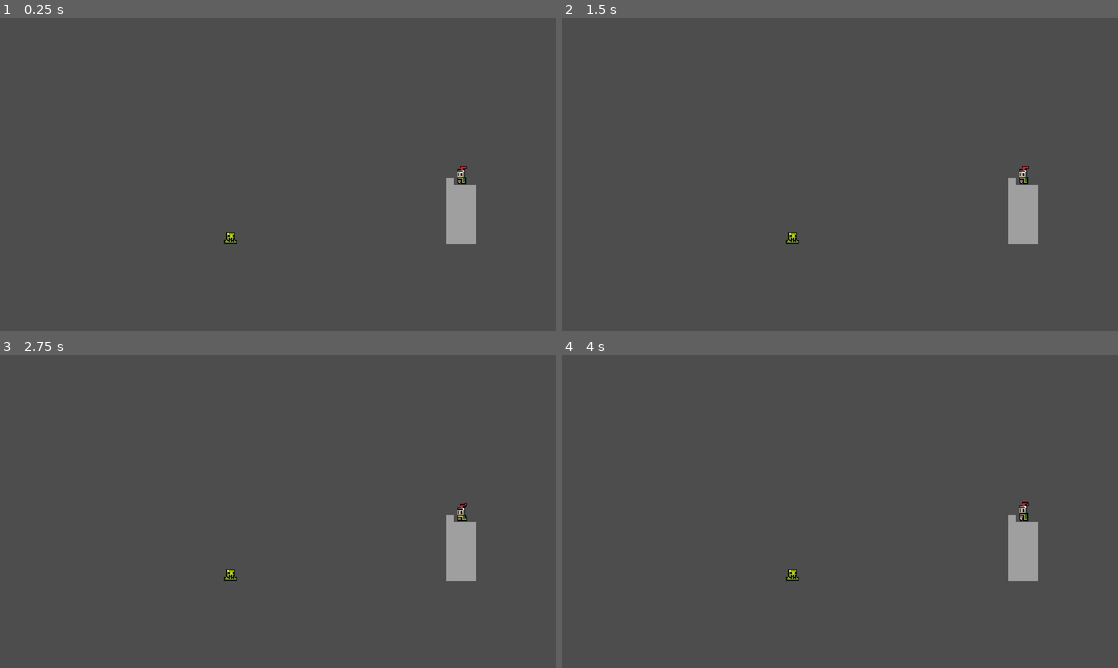
Above: before the commit, frames 1-4 (two rows, left to right).
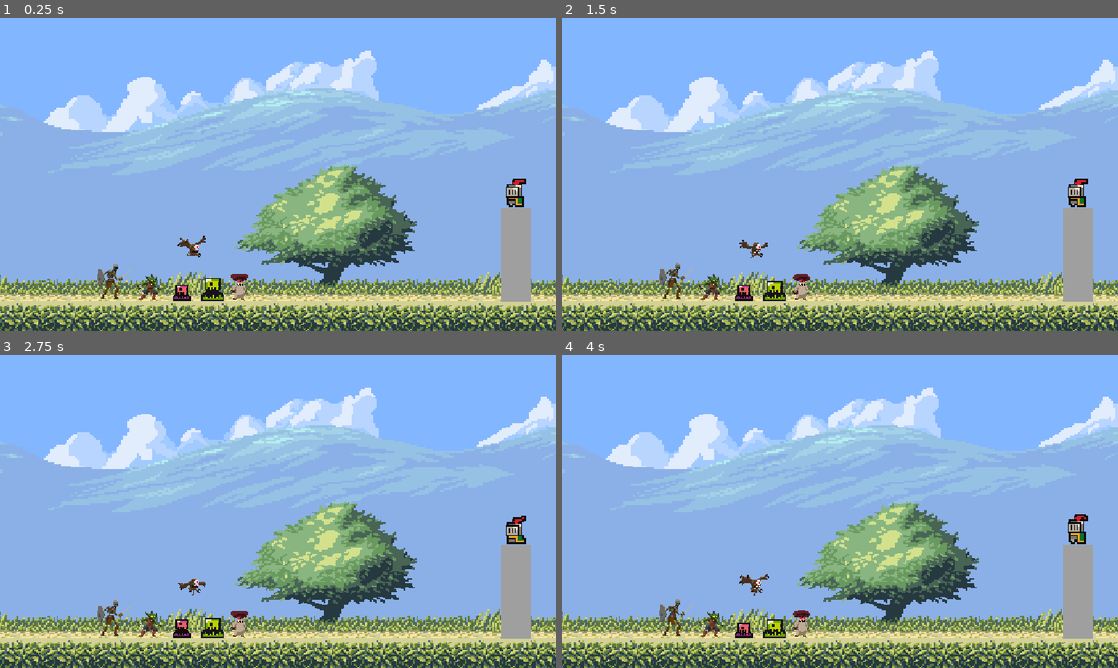
Above: after the commit, the same moments.

Repository: Eugenelv14/tower_defense_v2
Game: Godot game, scene res://scenes/main.tscn
Same seed, same stepped clock (60 frames per second), same inputs: the game is played once before the commit and once after it.
Inputs:
- Up to frame 1 (0.25 s): no input
- Up to frame 2 (1.5 s): no input
- Up to frame 3 (2.75 s): no input
- Up to frame 4 (4 s): no input

The runs differ from the first frame. In frame 1, 99% of the frame differs, in the area x 0-100%, y 0-100%; in frame 2, 99%; in frame 3, 99%; in frame 4, 99%.

Commit message:
Add
- Enemy Scenes x 6 (no Boss asset)
- background - Sky and forest road

Diff:
--- /dev/null
+++ b/scenes/background_road.tscn
@@ -0,0 +1,10 @@
+[gd_scene format=3 uid="uid://b128t3uu8gh1a"]
+
+[ext_resource type="Texture2D" uid="uid://mg33nljhawlg" path="res://assets/layers/country-platform-tiles-example.png" id="1_tq3gw"]
+
+[node name="background_road" type="Node2D" unique_id=2034696501]
+z_index = -1
+
+[node name="Sprite2D" type="Sprite2D" parent="." unique_id=900357237]
+scale = Vector2(2.21875, 1.6785715)
+texture = ExtResource("1_tq3gw")
--- /dev/null
+++ b/scenes/background_sky.tscn
@@ -0,0 +1,11 @@
+[gd_scene format=3 uid="uid://dotyl1ky6rwxr"]
+
+[ext_resource type="Texture2D" uid="uid://c01ajsl0g4e1y" path="res://assets/layers/country-platform-back.png" id="1_t77kt"]
+
+[node name="background_sky" type="Node2D" unique_id=1367677344]
+z_index = -2
+
+[node name="Sprite2D" type="Sprite2D" parent="." unique_id=26429151]
+position = Vector2(0, 117.5)
+scale = Vector2(2.671875, 2.5669641)
+texture = ExtResource("1_t77kt")
--- a/scenes/defender.tscn
+++ b/scenes/defender.tscn
@@ -40,11 +40,11 @@
 }]
 
 [node name="defender" type="Node2D" unique_id=410263393]
+z_index = 1
 script = ExtResource("1_2g18h")
 
 [node name="AnimatedSprite2D" type="AnimatedSprite2D" parent="." unique_id=2064993636]
-position = Vector2(1, 0.99999905)
-scale = Vector2(1.0625, 1.3750001)
+scale = Vector2(2.125, 2.1562502)
 sprite_frames = SubResource("SpriteFrames_utxm4")
 animation = &"idle"
 autoplay = "idle"
--- /dev/null
+++ b/scenes/enemies/flying_eye.tscn
@@ -0,0 +1,143 @@
+[gd_scene format=3 uid="uid://b2havwue4wkrh"]
+
+[ext_resource type="Texture2D" uid="uid://c2lphg7dpoxa1" path="res://assets/enemy_assets/Flying eye/Flight.png" id="1_kf0wn"]
+[ext_resource type="Texture2D" uid="uid://de6g3abmmg4bw" path="res://assets/enemy_assets/Flying eye/Attack.png" id="2_wb3ek"]
+
+[sub_resource type="AtlasTexture" id="AtlasTexture_ggsmv"]
+atlas = ExtResource("1_kf0wn")
+region = Rect2(0, 0, 150, 150)
+
+[sub_resource type="AtlasTexture" id="AtlasTexture_e4mup"]
+atlas = ExtResource("1_kf0wn")
+region = Rect2(150, 0, 150, 150)
+
+[sub_resource type="AtlasTexture" id="AtlasTexture_u2llg"]
+atlas = ExtResource("1_kf0wn")
+region = Rect2(300, 0, 150, 150)
+
+[sub_resource type="AtlasTexture" id="AtlasTexture_6qyxm"]
+atlas = ExtResource("1_kf0wn")
+region = Rect2(450, 0, 150, 150)
+
+[sub_resource type="AtlasTexture" id="AtlasTexture_5611s"]
+atlas = ExtResource("1_kf0wn")
+region = Rect2(600, 0, 150, 150)
+
+[sub_resource type="AtlasTexture" id="AtlasTexture_6270c"]
+atlas = ExtResource("1_kf0wn")
+region = Rect2(750, 0, 150, 150)
+
+[sub_resource type="AtlasTexture" id="AtlasTexture_syvym"]
+atlas = ExtResource("1_kf0wn")
+region = Rect2(900, 0, 150, 150)
+
+[sub_resource type="AtlasTexture" id="AtlasTexture_8dai2"]
+atlas = ExtResource("1_kf0wn")
+region = Rect2(1050, 0, 150, 150)
+
+[sub_resource type="AtlasTexture" id="AtlasTexture_koq2a"]
+atlas = ExtResource("2_wb3ek")
+region = Rect2(0, 0, 150, 150)
+
+[sub_resource type="AtlasTexture" id="AtlasTexture_wj450"]
+atlas = ExtResource("2_wb3ek")
+region = Rect2(150, 0, 150, 150)
+
+[sub_resource type="AtlasTexture" id="AtlasTexture_cd0ij"]
+atlas = ExtResource("2_wb3ek")
+region = Rect2(300, 0, 150, 150)
+
+[sub_resource type="AtlasTexture" id="AtlasTexture_r0g04"]
+atlas = ExtResource("2_wb3ek")
+region = Rect2(450, 0, 150, 150)
+
+[sub_resource type="AtlasTexture" id="AtlasTexture_5a48k"]
+atlas = ExtResource("2_wb3ek")
+region = Rect2(600, 0, 150, 150)
+
+[sub_resource type="AtlasTexture" id="AtlasTexture_afmph"]
+atlas = ExtResource("2_wb3ek")
+region = Rect2(750, 0, 150, 150)
+
+[sub_resource type="AtlasTexture" id="AtlasTexture_ufy4m"]
+atlas = ExtResource("2_wb3ek")
+region = Rect2(900, 0, 150, 150)
+
+[sub_resource type="AtlasTexture" id="AtlasTexture_kgae5"]
+atlas = ExtResource("2_wb3ek")
+region = Rect2(1050, 0, 150, 150)
+
+[sub_resource type="SpriteFrames" id="SpriteFrames_utxm4"]
+animations = [{
+"frames": [{
+"duration": 1.0,
+"texture": SubResource("AtlasTexture_ggsmv")
+}, {
+"duration": 1.0,
+"texture": SubResource("AtlasTexture_e4mup")
+}, {
+"duration": 1.0,
+"texture": SubResource("AtlasTexture_u2llg")
+}, {
+"duration": 1.0,
+"texture": SubResource("AtlasTexture_6qyxm")
+}, {
+"duration": 1.0,
+"texture": SubResource("AtlasTexture_5611s")
+}, {
+"duration": 1.0,
+"texture": SubResource("AtlasTexture_6270c")
+}, {
+"duration": 1.0,
+"texture": SubResource("AtlasTexture_syvym")
+}, {
+"duration": 1.0,
+"texture": SubResource("AtlasTexture_8dai2")
+}],
+"loop": 1,
+"name": &"idle",
+"speed": 8.0
+}, {
+"frames": [{
+"duration": 1.0,
+"texture": SubResource("AtlasTexture_koq2a")
+}, {
+"duration": 1.0,
+"texture": SubResource("AtlasTexture_wj450")
+}, {
+"duration": 1.0,
+"texture": SubResource("AtlasTexture_cd0ij")
+}, {
+"duration": 1.0,
+"texture": SubResource("AtlasTexture_r0g04")
+}, {
+"duration": 1.0,
+"texture": SubResource("AtlasTexture_5a48k")
+}, {
+"duration": 1.0,
+"texture": SubResource("AtlasTexture_afmph")
+}, {
+"duration": 1.0,
+"texture": SubResource("AtlasTexture_ufy4m")
+}, {
+"duration": 1.0,
+"texture": SubResource("AtlasTexture_kgae5")
+}],
+"loop": 1,
+"name": &"new_animation",
+"speed": 8.0
+}]
+
+[sub_resource type="CircleShape2D" id="CircleShape2D_d6507"]
+radius = 20.024984
+
+[node name="flying_eye" type="Area2D" unique_id=1826955915]
+
+[node name="AnimatedSprite2D" type="AnimatedSprite2D" parent="." unique_id=702914625]
+sprite_frames = SubResource("SpriteFrames_utxm4")
+animation = &"new_animation"
+autoplay = "idle"
+frame_progress = 0.19268179
+
+[node name="CollisionShape2D" type="CollisionShape2D" parent="." unique_id=1268634678]
+shape = SubResource("CircleShape2D_d6507")
--- /dev/null
+++ b/scenes/enemies/goblin.tscn
@@ -0,0 +1,116 @@
+[gd_scene format=3 uid="uid://vtbcx4jkcxus"]
+
+[ext_resource type="Texture2D" uid="uid://nmu3y4p0vndd" path="res://assets/enemy_assets/Goblin/Idle.png" id="1_yeoui"]
+[ext_resource type="Texture2D" uid="uid://drlhet41ss1qy" path="res://assets/enemy_assets/Goblin/Run.png" id="2_fydqd"]
+
+[sub_resource type="AtlasTexture" id="AtlasTexture_en706"]
+atlas = ExtResource("1_yeoui")
+region = Rect2(0, 0, 150, 150)
+
+[sub_resource type="AtlasTexture" id="AtlasTexture_24y0p"]
+atlas = ExtResource("1_yeoui")
+region = Rect2(150, 0, 150, 150)
+
+[sub_resource type="AtlasTexture" id="AtlasTexture_n7kle"]
+atlas = ExtResource("1_yeoui")
+region = Rect2(300, 0, 150, 150)
+
+[sub_resource type="AtlasTexture" id="AtlasTexture_oth3g"]
+atlas = ExtResource("1_yeoui")
+region = Rect2(450, 0, 150, 150)
+
+[sub_resource type="AtlasTexture" id="AtlasTexture_xkrhs"]
+atlas = ExtResource("2_fydqd")
+region = Rect2(0, 0, 150, 150)
+
+[sub_resource type="AtlasTexture" id="AtlasTexture_s0g86"]
+atlas = ExtResource("2_fydqd")
+region = Rect2(150, 0, 150, 150)
+
+[sub_resource type="AtlasTexture" id="AtlasTexture_ddai1"]
+atlas = ExtResource("2_fydqd")
+region = Rect2(300, 0, 150, 150)
+
+[sub_resource type="AtlasTexture" id="AtlasTexture_0k1hm"]
+atlas = ExtResource("2_fydqd")
+region = Rect2(450, 0, 150, 150)
+
+[sub_resource type="AtlasTexture" id="AtlasTexture_ec05t"]
+atlas = ExtResource("2_fydqd")
+region = Rect2(600, 0, 150, 150)
+
+[sub_resource type="AtlasTexture" id="AtlasTexture_kqqlc"]
+atlas = ExtResource("2_fydqd")
+region = Rect2(750, 0, 150, 150)
+
+[sub_resource type="AtlasTexture" id="AtlasTexture_modps"]
+atlas = ExtResource("2_fydqd")
+region = Rect2(900, 0, 150, 150)
+
+[sub_resource type="AtlasTexture" id="AtlasTexture_f4pbv"]
+atlas = ExtResource("2_fydqd")
+region = Rect2(1050, 0, 150, 150)
+
+[sub_resource type="SpriteFrames" id="SpriteFrames_utxm4"]
+animations = [{
+"frames": [{
+"duration": 1.0,
+"texture": SubResource("AtlasTexture_en706")
+}, {
+"duration": 1.0,
+"texture": SubResource("AtlasTexture_24y0p")
+}, {
+"duration": 1.0,
+"texture": SubResource("AtlasTexture_n7kle")
+}, {
+"duration": 1.0,
+"texture": SubResource("AtlasTexture_oth3g")
+}],
+"loop": 1,
+"name": &"idle",
+"speed": 6.0
+}, {
+"frames": [{
+"duration": 1.0,
+"texture": SubResource("AtlasTexture_xkrhs")
+}, {
+"duration": 1.0,
+"texture": SubResource("AtlasTexture_s0g86")
+}, {
+"duration": 1.0,
+"texture": SubResource("AtlasTexture_ddai1")
+}, {
+"duration": 1.0,
+"texture": SubResource("AtlasTexture_0k1hm")
+}, {
+"duration": 1.0,
+"texture": SubResource("AtlasTexture_ec05t")
+}, {
+"duration": 1.0,
+"texture": SubResource("AtlasTexture_kqqlc")
+}, {
+"duration": 1.0,
+"texture": SubResource("AtlasTexture_modps")
+}, {
+"duration": 1.0,
+"texture": SubResource("AtlasTexture_f4pbv")
+}],
+"loop": 1,
+"name": &"running",
+"speed": 8.0
+}]
+
+[sub_resource type="RectangleShape2D" id="RectangleShape2D_25k1g"]
+size = Vector2(20, 28)
+
+[node name="goblin" type="Area2D" unique_id=1328581767]
+
+[node name="AnimatedSprite2D" type="AnimatedSprite2D" parent="." unique_id=2069552515]
+sprite_frames = SubResource("SpriteFrames_utxm4")
+animation = &"idle"
+autoplay = "idle"
+frame_progress = 0.03602251
+
+[node name="CollisionShape2D" type="CollisionShape2D" parent="." unique_id=1615572972]
+position = Vector2(0, 11)
+shape = SubResource("RectangleShape2D_25k1g")
--- /dev/null
+++ b/scenes/enemies/mushroom.tscn
@@ -0,0 +1,116 @@
+[gd_scene format=3 uid="uid://wki357ewe4wd"]
+
+[ext_resource type="Texture2D" uid="uid://cm5vrqxffxee6" path="res://assets/enemy_assets/Mushroom/Idle.png" id="1_uk2no"]
+[ext_resource type="Texture2D" uid="uid://tmw0ialu4su" path="res://assets/enemy_assets/Mushroom/Run.png" id="2_1calh"]
+
+[sub_resource type="AtlasTexture" id="AtlasTexture_ubc2v"]
+atlas = ExtResource("1_uk2no")
+region = Rect2(0, 0, 150, 150)
+
+[sub_resource type="AtlasTexture" id="AtlasTexture_14jr1"]
+atlas = ExtResource("1_uk2no")
+region = Rect2(150, 0, 150, 150)
+
+[sub_resource type="AtlasTexture" id="AtlasTexture_70lkm"]
+atlas = ExtResource("1_uk2no")
+region = Rect2(300, 0, 150, 150)
+
+[sub_resource type="AtlasTexture" id="AtlasTexture_v0rkr"]
+atlas = ExtResource("1_uk2no")
+region = Rect2(450, 0, 150, 150)
+
+[sub_resource type="AtlasTexture" id="AtlasTexture_tde2d"]
+atlas = ExtResource("2_1calh")
+region = Rect2(0, 0, 150, 150)
+
+[sub_resource type="AtlasTexture" id="AtlasTexture_525w4"]
+atlas = ExtResource("2_1calh")
+region = Rect2(150, 0, 150, 150)
+
+[sub_resource type="AtlasTexture" id="AtlasTexture_0kdgg"]
+atlas = ExtResource("2_1calh")
+region = Rect2(300, 0, 150, 150)
+
+[sub_resource type="AtlasTexture" id="AtlasTexture_bpm4c"]
+atlas = ExtResource("2_1calh")
+region = Rect2(450, 0, 150, 150)
+
+[sub_resource type="AtlasTexture" id="AtlasTexture_jqul3"]
+atlas = ExtResource("2_1calh")
+region = Rect2(600, 0, 150, 150)
+
+[sub_resource type="AtlasTexture" id="AtlasTexture_3tgey"]
+atlas = ExtResource("2_1calh")
+region = Rect2(750, 0, 150, 150)
+
+[sub_resource type="AtlasTexture" id="AtlasTexture_epidu"]
+atlas = ExtResource("2_1calh")
+region = Rect2(900, 0, 150, 150)
+
+[sub_resource type="AtlasTexture" id="AtlasTexture_qjcu1"]
+atlas = ExtResource("2_1calh")
+region = Rect2(1050, 0, 150, 150)
+
+[sub_resource type="SpriteFrames" id="SpriteFrames_utxm4"]
+animations = [{
+"frames": [{
+"duration": 1.0,
+"texture": SubResource("AtlasTexture_ubc2v")
+}, {
+"duration": 1.0,
+"texture": SubResource("AtlasTexture_14jr1")
+}, {
+"duration": 1.0,
+"texture": SubResource("AtlasTexture_70lkm")
+}, {
+"duration": 1.0,
+"texture": SubResource("AtlasTexture_v0rkr")
+}],
+"loop": 1,
+"name": &"idle",
+"speed": 5.0
+}, {
+"frames": [{
+"duration": 1.0,
+"texture": SubResource("AtlasTexture_tde2d")
+}, {
+"duration": 1.0,
+"texture": SubResource("AtlasTexture_525w4")
+}, {
+"duration": 1.0,
+"texture": SubResource("AtlasTexture_0kdgg")
+}, {
+"duration": 1.0,
+"texture": SubResource("AtlasTexture_bpm4c")
+}, {
+"duration": 1.0,
+"texture": SubResource("AtlasTexture_jqul3")
+}, {
+"duration": 1.0,
+"texture": SubResource("AtlasTexture_3tgey")
+}, {
+"duration": 1.0,
+"texture": SubResource("AtlasTexture_epidu")
+}, {
+"duration": 1.0,
+"texture": SubResource("AtlasTexture_qjcu1")
+}],
+"loop": 1,
+"name": &"new_animation",
+"speed": 8.0
+}]
+
+[sub_resource type="RectangleShape2D" id="RectangleShape2D_y4kuj"]
+size = Vector2(18, 32)
+
+[node name="mushroom" type="Area2D" unique_id=790063064]
+
+[node name="AnimatedSprite2D" type="AnimatedSprite2D" parent="." unique_id=1203325215]
+sprite_frames = SubResource("SpriteFrames_utxm4")
+animation = &"idle"
+autoplay = "idle"
+frame_progress = 0.19019793
+
+[node name="CollisionShape2D" type="CollisionShape2D" parent="." unique_id=224882060]
+position = Vector2(0, 9)
+shape = SubResource("RectangleShape2D_y4kuj")
--- /dev/null
+++ b/scenes/enemies/skeleton.tscn
@@ -0,0 +1,88 @@
+[gd_scene format=3 uid="uid://ds76s4s4banpf"]
+
+[ext_resource type="Texture2D" uid="uid://hegiy5g1t5sb" path="res://assets/enemy_assets/Skeleton/Idle.png" id="1_5365w"]
+[ext_resource type="Texture2D" uid="uid://do1d4d67fnhqi" path="res://assets/enemy_assets/Skeleton/Walk.png" id="2_esykl"]
+
+[sub_resource type="AtlasTexture" id="AtlasTexture_038oa"]
+atlas = ExtResource("1_5365w")
+region = Rect2(0, 0, 150, 150)
+
+[sub_resource type="AtlasTexture" id="AtlasTexture_3mw36"]
+atlas = ExtResource("1_5365w")
+region = Rect2(150, 0, 150, 150)
+
+[sub_resource type="AtlasTexture" id="AtlasTexture_s0h66"]
+atlas = ExtResource("1_5365w")
+region = Rect2(300, 0, 150, 150)
+
+[sub_resource type="AtlasTexture" id="AtlasTexture_6ucyf"]
+atlas = ExtResource("1_5365w")
+region = Rect2(450, 0, 150, 150)
+
+[sub_resource type="AtlasTexture" id="AtlasTexture_vncds"]
+atlas = ExtResource("2_esykl")
+region = Rect2(0, 0, 150, 150)
+
+[sub_resource type="AtlasTexture" id="AtlasTexture_bmy85"]
+atlas = ExtResource("2_esykl")
+region = Rect2(150, 0, 150, 150)
+
+[sub_resource type="AtlasTexture" id="AtlasTexture_2t5sy"]
+atlas = ExtResource("2_esykl")
+region = Rect2(300, 0, 150, 150)
+
+[sub_resource type="AtlasTexture" id="AtlasTexture_pxfki"]
+atlas = ExtResource("2_esykl")
+region = Rect2(450, 0, 150, 150)
+
+[sub_resource type="SpriteFrames" id="SpriteFrames_utxm4"]
+animations = [{
+"frames": [{
+"duration": 1.0,
+"texture": SubResource("AtlasTexture_038oa")
+}, {
+"duration": 1.0,
+"texture": SubResource("AtlasTexture_3mw36")
+}, {
+"duration": 1.0,
+"texture": SubResource("AtlasTexture_s0h66")
+}, {
+"duration": 1.0,
+"texture": SubResource("AtlasTexture_6ucyf")
+}],
+"loop": 1,
+"name": &"idle",
+"speed": 6.0
+}, {
+"frames": [{
+"duration": 1.0,
+"texture": SubResource("AtlasTexture_vncds")
+}, {
+"duration": 1.0,
+"texture": SubResource("AtlasTexture_bmy85")
+}, {
+"duration": 1.0,
+"texture": SubResource("AtlasTexture_2t5sy")
+}, {
+"duration": 1.0,
+"texture": SubResource("AtlasTexture_pxfki")
+}],
+"loop": 1,
+"name": &"new_animation",
+"speed": 5.0
+}]
+
+[sub_resource type="RectangleShape2D" id="RectangleShape2D_y4kuj"]
+size = Vector2(22, 45)
+
+[node name="skeleton" type="Area2D" unique_id=184592380]
+
+[node name="AnimatedSprite2D" type="AnimatedSprite2D" parent="." unique_id=1883266624]
+sprite_frames = SubResource("SpriteFrames_utxm4")
+animation = &"idle"
+autoplay = "idle"
+frame_progress = 0.69614893
+
+[node name="CollisionShape2D" type="CollisionShape2D" parent="." unique_id=961142823]
+position = Vector2(7, 2.5)
+shape = SubResource("RectangleShape2D_y4kuj")
--- a/scenes/enemies/slime.tscn
+++ /dev/null
@@ -1,53 +0,0 @@
-[gd_scene format=3 uid="uid://d0x3u5nbhve25"]
-
-[ext_resource type="Texture2D" uid="uid://b850w6yy3ytr3" path="res://assets/enemy_assets/slime_green.png" id="1_371uh"]
-
-[sub_resource type="AtlasTexture" id="AtlasTexture_p2gj0"]
-atlas = ExtResource("1_371uh")
-region = Rect2(0, 24, 24, 24)
-
-[sub_resource type="AtlasTexture" id="AtlasTexture_n6pvg"]
-atlas = ExtResource("1_371uh")
-region = Rect2(24, 24, 24, 24)
-
-[sub_resource type="AtlasTexture" id="AtlasTexture_pjw23"]
-atlas = ExtResource("1_371uh")
-region = Rect2(48, 24, 24, 24)
-
-[sub_resource type="AtlasTexture" id="AtlasTexture_2npkn"]
-atlas = ExtResource("1_371uh")
-region = Rect2(72, 24, 24, 24)
-
-[sub_resource type="SpriteFrames" id="SpriteFrames_utxm4"]
-animations = [{
-"frames": [{
-"duration": 1.0,
-"texture": SubResource("AtlasTexture_p2gj0")
-}, {
-"duration": 1.0,
-"texture": SubResource("AtlasTexture_n6pvg")
-}, {
-"duration": 1.0,
-"texture": SubResource("AtlasTexture_pjw23")
-}, {
-"duration": 1.0,
-"texture": SubResource("AtlasTexture_2npkn")
-}],
-"loop": 1,
-"name": &"default",
-"speed": 5.0
-}]
-
-[sub_resource type="RectangleShape2D" id="RectangleShape2D_y4kuj"]
-size = Vector2(10, 11.5)
-
-[node name="slime" type="Area2D" unique_id=407196257]
-
-[node name="Area2D" type="AnimatedSprite2D" parent="." unique_id=605893345]
-scale = Vector2(1.25, 1.2499999)
-sprite_frames = SubResource("SpriteFrames_utxm4")
-autoplay = "default"
-
-[node name="CollisionShape2D" type="CollisionShape2D" parent="." unique_id=2024074810]
-position = Vector2(0, 8.75)
-shape = SubResource("RectangleShape2D_y4kuj")
--- /dev/null
+++ b/scenes/enemies/slime_green.tscn
@@ -0,0 +1,56 @@
+[gd_scene format=3 uid="uid://d0x3u5nbhve25"]
+
+[ext_resource type="Texture2D" uid="uid://b850w6yy3ytr3" path="res://assets/enemy_assets/slime/slime_green.png" id="1_371uh"]
+
+[sub_resource type="AtlasTexture" id="AtlasTexture_iq1yx"]
+atlas = ExtResource("1_371uh")
+region = Rect2(0, 24, 24, 24)
+
+[sub_resource type="AtlasTexture" id="AtlasTexture_sarh6"]
+atlas = ExtResource("1_371uh")
+region = Rect2(24, 24, 24, 24)
+
+[sub_resource type="AtlasTexture" id="AtlasTexture_0rhbn"]
+atlas = ExtResource("1_371uh")
+region = Rect2(48, 24, 24, 24)
+
+[sub_resource type="AtlasTexture" id="AtlasTexture_wmdco"]
+atlas = ExtResource("1_371uh")
+region = Rect2(72, 24, 24, 24)
+
+[sub_resource type="SpriteFrames" id="SpriteFrames_wjlyj"]
+animations = [{
+"frames": [{
+"duration": 1.0,
+"texture": SubResource("AtlasTexture_iq1yx")
+}, {
+"duration": 1.0,
+"texture": SubResource("AtlasTexture_sarh6")
+}, {
+"duration": 1.0,
+"texture": SubResource("AtlasTexture_0rhbn")
+}, {
+"duration": 1.0,
+"texture": SubResource("AtlasTexture_wmdco")
+}],
+"loop": 1,
+"name": &"idle",
+"speed": 6.0
+}]
+
+[sub_resource type="RectangleShape2D" id="RectangleShape2D_y4kuj"]
+size = Vector2(24, 20)
+
+[node name="slime_green" type="Area2D" unique_id=407196257]
+z_index = 1
+
+[node name="Area2D" type="AnimatedSprite2D" parent="." unique_id=605893345]
+scale = Vector2(2.25, 2.1666667)
+sprite_frames = SubResource("SpriteFrames_wjlyj")
+animation = &"idle"
+autoplay = "idle"
+frame_progress = 0.55892956
+
+[node name="CollisionShape2D" type="CollisionShape2D" parent="." unique_id=2024074810]
+position = Vector2(0, 15)
+shape = SubResource("RectangleShape2D_y4kuj")
--- /dev/null
+++ b/scenes/enemies/slime_purple.tscn
@@ -0,0 +1,56 @@
+[gd_scene format=3 uid="uid://be0i33q87hbkm"]
+
+[ext_resource type="Texture2D" uid="uid://dfdy7podl45us" path="res://assets/enemy_assets/slime/slime_purple.png" id="1_wjlyj"]
+
+[sub_resource type="AtlasTexture" id="AtlasTexture_1iatm"]
+atlas = ExtResource("1_wjlyj")
+region = Rect2(0, 24, 24, 24)
+
+[sub_resource type="AtlasTexture" id="AtlasTexture_ujtmk"]
+atlas = ExtResource("1_wjlyj")
+region = Rect2(24, 24, 24, 24)
+
+[sub_resource type="AtlasTexture" id="AtlasTexture_vmxw6"]
+atlas = ExtResource("1_wjlyj")
+region = Rect2(48, 24, 24, 24)
+
+[sub_resource type="AtlasTexture" id="AtlasTexture_h6s7y"]
+atlas = ExtResource("1_wjlyj")
+region = Rect2(72, 24, 24, 24)
+
+[sub_resource type="SpriteFrames" id="SpriteFrames_utxm4"]
+animations = [{
+"frames": [{
+"duration": 1.0,
+"texture": SubResource("AtlasTexture_1iatm")
+}, {
+"duration": 1.0,
+"texture": SubResource("AtlasTexture_ujtmk")
+}, {
+"duration": 1.0,
+"texture": SubResource("AtlasTexture_vmxw6")
+}, {
+"duration": 1.0,
+"texture": SubResource("AtlasTexture_h6s7y")
+}],
+"loop": 1,
+"name": &"idle",
+"speed": 5.0
+}]
+
+[sub_resource type="RectangleShape2D" id="RectangleShape2D_0uv0u"]
+size = Vector2(10, 11)
+
+[node name="slime_purple" type="Area2D" unique_id=1472140528]
+z_index = 1
+
+[node name="AnimatedSprite2D" type="AnimatedSprite2D" parent="." unique_id=2012098646]
+scale = Vector2(1.75, 1.6666667)
+sprite_frames = SubResource("SpriteFrames_utxm4")
+animation = &"idle"
+autoplay = "idle"
+frame_progress = 0.33169886
+
+[node name="CollisionShape2D" type="CollisionShape2D" parent="." unique_id=859825197]
+position = Vector2(0, 6.5)
+shape = SubResource("RectangleShape2D_0uv0u")
--- a/scenes/main.tscn
+++ b/scenes/main.tscn
@@ -2,18 +2,46 @@
 
 [ext_resource type="PackedScene" uid="uid://d1mk1lcc3bskx" path="res://scenes/tower.tscn" id="1_o5qli"]
 [ext_resource type="PackedScene" uid="uid://curdodwuac87h" path="res://scenes/defender.tscn" id="2_0wfyh"]
-[ext_resource type="PackedScene" uid="uid://d0x3u5nbhve25" path="res://scenes/enemies/slime.tscn" id="3_sugp2"]
+[ext_resource type="PackedScene" uid="uid://d0x3u5nbhve25" path="res://scenes/enemies/slime_green.tscn" id="3_sugp2"]
+[ext_resource type="PackedScene" uid="uid://dotyl1ky6rwxr" path="res://scenes/background_sky.tscn" id="4_jyhfs"]
+[ext_resource type="PackedScene" uid="uid://b128t3uu8gh1a" path="res://scenes/background_road.tscn" id="5_tbgi4"]
+[ext_resource type="PackedScene" uid="uid://be0i33q87hbkm" path="res://scenes/enemies/slime_purple.tscn" id="5_tipki"]
+[ext_resource type="PackedScene" uid="uid://vtbcx4jkcxus" path="res://scenes/enemies/goblin.tscn" id="7_85g3d"]
+[ext_resource type="PackedScene" uid="uid://b2havwue4wkrh" path="res://scenes/enemies/flying_eye.tscn" id="8_choun"]
+[ext_resource type="PackedScene" uid="uid://ds76s4s4banpf" path="res://scenes/enemies/skeleton.tscn" id="9_85g3d"]
+[ext_resource type="PackedScene" uid="uid://wki357ewe4wd" path="res://scenes/enemies/mushroom.tscn" id="10_choun"]
 
 [node name="main" type="Node2D" unique_id=145423580]
+
+[node name="background_road" parent="." unique_id=2034696501 instance=ExtResource("5_tbgi4")]
+position = Vector2(-17, 37)
+
+[node name="background_sky" parent="." unique_id=1367677344 instance=ExtResource("4_jyhfs")]
+position = Vector2(0, -73)
 
 [node name="Camera2D" type="Camera2D" parent="." unique_id=1106965959]
 zoom = Vector2(1.5, 1.5)
 
 [node name="tower" parent="." unique_id=845851787 instance=ExtResource("1_o5qli")]
-position = Vector2(253, 57)
+position = Vector2(329, 95)
 
 [node name="defender" parent="." unique_id=410263393 instance=ExtResource("2_0wfyh")]
-position = Vector2(252, -4)
+position = Vector2(327, 19)
 
-[node name="slime" parent="." unique_id=407196257 instance=ExtResource("3_sugp2")]
-position = Vector2(-66, 81)
+[node name="slime_purple" parent="." unique_id=1472140528 instance=ExtResource("5_tipki")]
+position = Vector2(-133, 154)
+
+[node name="slime_green" parent="." unique_id=407196257 instance=ExtResource("3_sugp2")]
+position = Vector2(-90, 149)
+
+[node name="goblin" parent="." unique_id=1328581767 instance=ExtResource("7_85g3d")]
+position = Vector2(-178, 147)
+
+[node name="flying_eye" parent="." unique_id=1826955915 instance=ExtResource("8_choun")]
+position = Vector2(-121, 100)
+
+[node name="skeleton" parent="." unique_id=184592380 instance=ExtResource("9_85g3d")]
+position = Vector2(-235, 146)
+
+[node name="mushroom" parent="." unique_id=790063064 instance=ExtResource("10_choun")]
+position = Vector2(-54, 147)
--- a/scenes/tower.tscn
+++ b/scenes/tower.tscn
@@ -1,17 +1,17 @@
 [gd_scene format=3 uid="uid://d1mk1lcc3bskx"]
 
 [sub_resource type="RectangleShape2D" id="RectangleShape2D_utxm4"]
-size = Vector2(40, 81)
+size = Vector2(43, 130)
 
 [node name="tower" type="StaticBody2D" unique_id=845851787]
+z_index = 1
 
 [node name="Polygon2D" type="Polygon2D" parent="." unique_id=1346713223]
-position = Vector2(10.499974, -9.961532)
 scale = Vector2(1.3124986, 2.0400636)
 color = Color(0.6255971, 0.6255971, 0.6255971, 1)
-polygon = PackedVector2Array(-24.000008, -20.606451, -24, 24, 8.0000305, 24, 8.0000305, -16.000002, -16, -16.000002, -16, -20.606451)
-uv = PackedVector2Array(-24, -24.000002, -24, 24, 8.0000305, 24, 8.0000305, -16.000002, -16, -16.000002, -16, -24.000002)
+polygon = PackedVector2Array(15.999985, -23.999998, -16, -23.999998, -16, 40, 15.999985, 40)
+uv = PackedVector2Array(16, -15.999998, -32, -15.999998, -32, 40, 16, 40)
 
 [node name="CollisionShape2D" type="CollisionShape2D" parent="." unique_id=1412954021]
-position = Vector2(0, -1.5)
+position = Vector2(-1.5, 16)
 shape = SubResource("RectangleShape2D_utxm4")
Renamed: assets/enemy_assets/slime_green.png -> assets/enemy_assets/slime/slime_green.png
Not shown, changed: assets/enemy_assets/slime/slime_green.png.import
Binary file added: assets/enemy_assets/slime/slime_purple.png
Not shown, added: assets/enemy_assets/slime/slime_purple.png.import
